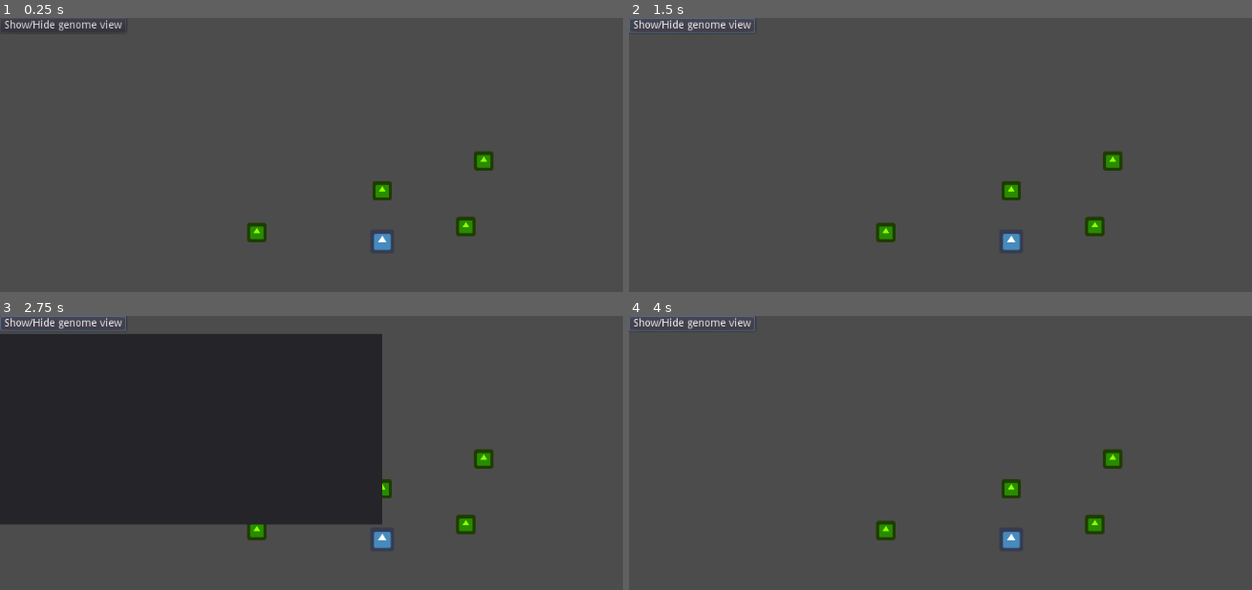
Above: before the commit, frames 1-4 (two rows, left to right).
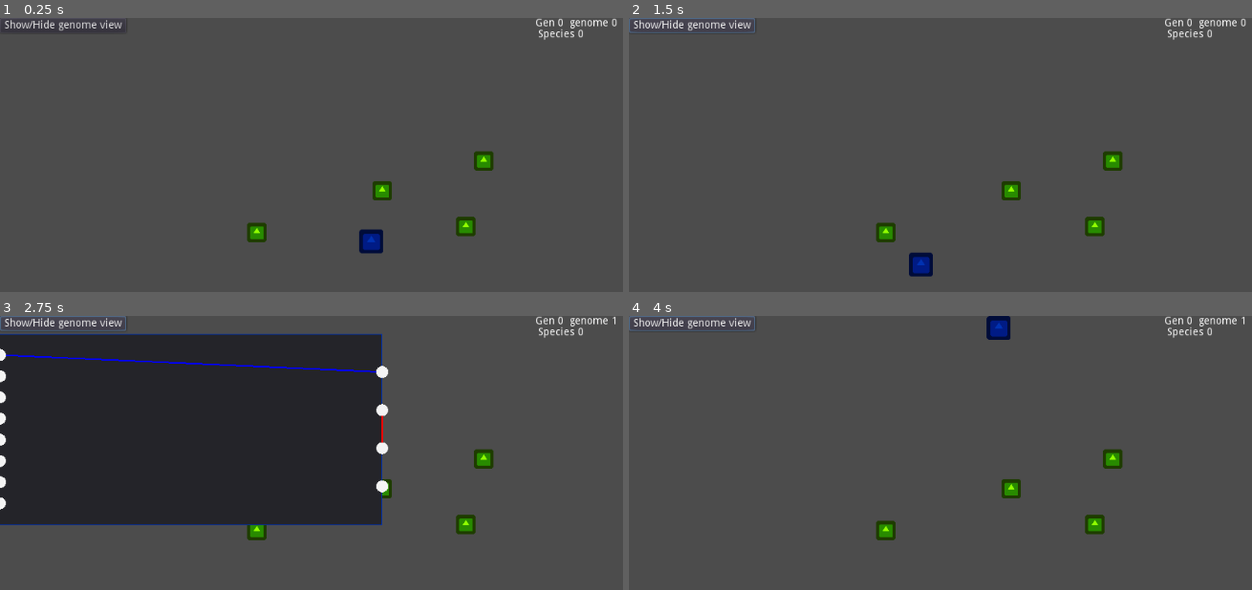
Above: after the commit, the same moments.

Repository: WhoStoleMyCoffee/GodotNEAT
Game: Godot game, scene res://Scenes/Pathfinding/Pathfinding.tscn
Same seed, same stepped clock (60 frames per second), same inputs: the game is played once before the commit and once after it. The engine's default icon, where the game draws it, is replaced by a stand-in: a white triangle on a blue panel in a dark square.
Inputs:
- Up to frame 1 (0.25 s): no input
- Up to frame 2 (1.5 s): click "Show/Hide genome view" at 0.5 s; click "Show/Hide genome view" at 1.25 s
- Up to frame 3 (2.75 s): click "Show/Hide genome view" at 2 s
- Up to frame 4 (4 s): tap Enter at 2.75 s

The runs differ from the first frame. In frame 1, 0.7% of the frame differs, in the area x 57-100%, y 0-87%; in frame 2, 0.8%; in frame 3, 2.2%, in the area x 0-99%, y 0-85%; in frame 4, 0.8%.
Error before the commit: Invalid set index 'species_id' (on base: 'Reference (NEATNN.gd)') with value of type 'int'. (res://NEAT/NEATPopulation.gd:35)

Commit message:
opt test run

Diff:
--- a/NEAT/NEATNN.gd
+++ b/NEAT/NEATNN.gd
@@ -148,7 +148,7 @@
 			configs.get_value('mutation', 'P_weight_pertub', 0.95),
 			configs.get_value('mutation', 'weight_amt', 2.5))
 	if randf() < configs.get_value('mutation', 'P_connection', 0.05):
-		mutate_add_connection( configs.get_value('mutation', 'allow_recurrent', true) )
+		mutate_add_connection( configs.get_value('mutation', 'P_recurrent', 0.0) )
 	if randf() < configs.get_value('mutation', 'P_node', 0.01):
 		mutate_add_node()
 	if randf() < configs.get_value('mutation', 'P_enable', 0.01):
@@ -164,9 +164,9 @@
 
 
 #add a connection going from in_node to out_node
-func mutate_add_connection(allow_recurrent : bool):
+func mutate_add_connection(P_recurrent : float):
 	var in_node : int = randi() % nodes.size()
-	var out_node : int = floor(rand_range(INPUT_COUNT, nodes.size())) if !allow_recurrent else randi() % nodes.size()
+	var out_node : int = (randi()%INPUT_COUNT) if randf() < P_recurrent else floor(rand_range(INPUT_COUNT, nodes.size()))
 
 	if in_node == out_node:
 		return
@@ -241,6 +241,9 @@
 
 func set_fitness(v : float):
 	genes[INDEX_FITNESS] = v
+
+func add_fitness(v : float):
+	genes[INDEX_FITNESS] += v
 
 func get_species_id() -> int:
 	return genes[INDEX_SPECIES]
@@ -285,7 +288,7 @@
 	return int(genes[i+INDEX_NODES])&0xFFFF
 
 func get_c_w(i : int) -> float:
-	return genes[i+INDEX_WEIGHT]
+	return float(genes[i+INDEX_WEIGHT])
 
 func get_c_innov(i : int) -> int:
 	return int(abs(genes[i]))
--- a/NEAT/NEATPopulation.gd
+++ b/NEAT/NEATPopulation.gd
@@ -32,7 +32,7 @@
 
 	for i in range(size):
 		genomes.append(NEATNN.new(0,0).copy(base_genome))
-		genomes[i].species_id = 0
+		genomes[i].set_species_id(0)
 		genomes[i].owner = self
 
 	create_species(species_counter, size, 0, [])
@@ -99,8 +99,8 @@
 		if specimen.is_speciated:
 			continue
 
-		if specimen.species_id == -1:
-			specimen.species_id = species_counter
+		if specimen.get_species_id() == -1:
+			specimen.set_species_id(species_counter)
 			create_species(species_counter, 1, 0, [])
 			species_counter += 1
 
@@ -220,8 +220,9 @@
 			p2 = pools[rsp].pick()
 
 		var child : NEATNN
-		if p2.fitness > p1.fitness:	child = NeatUtil.crossover(p2, p1)
-		else:						child = NeatUtil.crossover(p1, p2)
+		if p2.get_fitness() > p1.get_fitness():
+			  child = NeatUtil.crossover(p2, p1)
+		else: child = NeatUtil.crossover(p1, p2)
 		child.owner = self
 		mutate(child)
 		new_genomes.append(child)
@@ -265,8 +266,8 @@
 	var t : float = 0.0
 
 	func add(k : NEATNN):
-		data[k] = k.fitness
-		t += k.fitness
+		data[k] = k.get_fitness()
+		t += k.get_fitness()
 
 	func pick() -> NEATNN:
 		var v : float = randf()*t
@@ -317,8 +318,8 @@
 	var best_g : NEATNN
 
 	for g in genomes:
-		if g.fitness > best_f:
-			best_f = g.fitness
+		if g.get_fitness() > best_f:
+			best_f = g.get_fitness()
 			best_g = g
 
 	return best_g
@@ -374,7 +375,7 @@
 func get_savedata() -> Dictionary:
 	var d := {
 		'bs' : base_size,
-		'bg' : base_genome.get_compressed(),
+		'bg' : base_genome.genes,
 		'sc' : species_counter,
 		'gen' : gen,
 		'ct' : compatibility_threshold,
--- a/NEAT/NEATUtil.gd
+++ b/NEAT/NEATUtil.gd
@@ -10,7 +10,7 @@
 	cf.set_value('mutation', 'P_weight_pertub', 0.95)
 	cf.set_value('mutation', 'weight_amt', 2.5)
 	cf.set_value('mutation', 'P_connection', 0.05)
-	cf.set_value('mutation', 'allow_recurrent', true)
+	cf.set_value('mutation', 'P_recurrent', 0.0)
 	cf.set_value('mutation', 'P_node', 0.01)
 	cf.set_value('mutation', 'P_enable', 0.01)
 	cf.set_value('mutation', 'P_disable', 0.01)
--- a/Scenes/Pathfinding/Agent.gd
+++ b/Scenes/Pathfinding/Agent.gd
@@ -48,7 +48,7 @@
 
 func set_brain(nn : NEATNN):
 	brain = nn
-	brain.fitness = 0.0
+	brain.set_fitness(0.0)
 	modulate = brain.get_color()
 
 
@@ -66,21 +66,22 @@
 		return
 
 
-	brain.fitness += (1024.0-position.distance_to(current_target.position))*DIST_WEIGHT
+	var f : float = (1024.0-position.distance_to(current_target.position))*DIST_WEIGHT
+	brain.add_fitness(f)
 
 	vel = move_and_slide(vel) * friction
 	if is_on_wall():
-		brain.fitness -= COLLISION_WEIGHT
+		brain.add_fitness(-COLLISION_WEIGHT)
 
 
 
 	if position.distance_squared_to(current_target.position) < TARGET_RADIUS*TARGET_RADIUS:
 		if targets_hit == TARGET_COUNT-1:
-			brain.fitness += COMPLETED_WEIGHT
+			brain.add_fitness(COMPLETED_WEIGHT)
 			completed = true
 			return
 
-		brain.fitness += TARGET_WEIGHT
+		brain.add_fitness(TARGET_WEIGHT)
 		targets_hit += 1
 		current_target = get_node('../Targets/t%s' % targets_hit)
 
@@ -105,14 +106,6 @@
 	elif m == y[3]:	vel += Vector2.DOWN*spd
 
 
-#func evaluate():
-#	pass
-#	print(brain.fitness)
-#	brain.fitness = (1024.0-position.distance_to(current_target.position))*DIST_WEIGHT\
-#		+ targets_hit*TARGET_WEIGHT\
-#		+ int(completed)*COMPLETED_WEIGHT
-
-
 func get_inputs() -> Array:
 	var dir : Vector2 = position.direction_to(current_target.position)
 	var X : Array = [
--- a/Scenes/Pathfinding/Pathfinding.gd
+++ b/Scenes/Pathfinding/Pathfinding.gd
@@ -44,7 +44,6 @@
 	$Timer.start(RUN_TIME)
 
 	if di < pop.size():
-#		$Agent.evaluate()
 		next_genome()
 		return
 
@@ -61,4 +60,4 @@
 
 
 func update_info():
-	$CanvasLayer/UI/Info.bbcode_text = 'Gen %s  genome %s\n Species %s' % [pop.gen, di, pop.get_genome(di).species_id]
+	$CanvasLayer/UI/Info.bbcode_text = 'Gen %s  genome %s\n Species %s' % [pop.gen, di, pop.get_genome(di).get_species_id()]
--- a/Scenes/Pathfinding/configs.cfg
+++ b/Scenes/Pathfinding/configs.cfg
@@ -5,7 +5,7 @@
 P_weight_pertub=0.95
 weight_amt=2.5
 P_connection=0.1
-allow_recurrent=true
+P_recurrent=0.05
 P_node=0.02
 P_enable=0.05
 P_disable=0.05
--- a/Scenes/Pathfinding/saves/pop_0.json
+++ b/Scenes/Pathfinding/saves/pop_0.json
@@ -1 +1 @@
-{"bg":[8,4,12,0,0],"bs":10,"ci":{"5":7,"6":11,"7":21,"131073":6,"131082":16,"196615":12,"196618":19,"262144":13,"262150":15,"393219":8,"393228":9,"458757":14,"524297":0,"655362":17,"655364":20,"655366":1,"655371":5,"655372":2,"786433":4,"786434":18,"786435":10,"786438":3},"ct":2,"gen":0,"s":{"0":[655360,[]]},"sc":1}
+{"bg":[8,4,12,0,0],"bs":20,"ci":{"9":11,"11":14,"65545":0,"131080":10,"131081":30,"131083":15,"131084":25,"196616":6,"196618":23,"196620":22,"262153":7,"262155":27,"327681":26,"327688":28,"393225":17,"393226":8,"393227":20,"393228":18,"458760":12,"458761":32,"458762":16,"524298":1,"524299":24,"524300":2,"589834":5,"589835":13,"655371":9,"720904":4,"720905":31,"786440":29,"786441":19,"786442":3,"786443":21},"ct":1,"gen":0,"s":{"0":[1245184,[]],"1":[65536,[]]},"sc":2}
